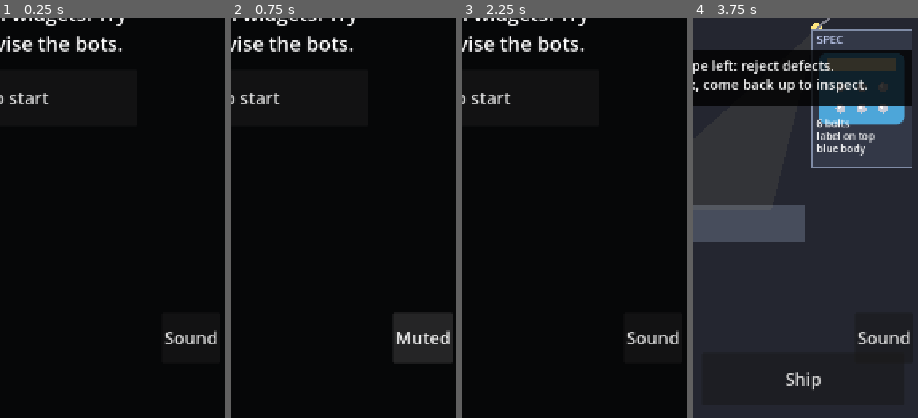
Above: before the commit, frames 1-4 (left to right).
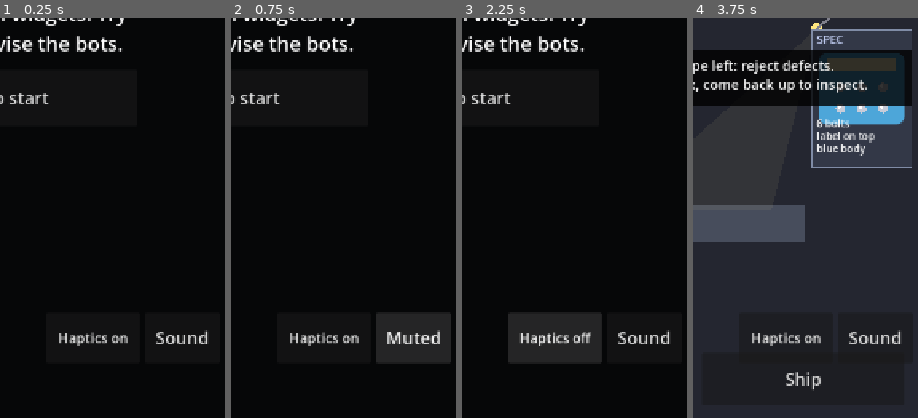
Above: after the commit, the same moments.

Repository: JasonHitching/human-error
Game: Godot game, scene res://main.tscn
Same seed, same stepped clock (60 frames per second), same inputs: the game is played once before the commit and once after it.
Inputs (mouse positions are % of the whole screen's width and height, from its top left):
- Up to frame 1 (0.25 s): no input
- Up to frame 2 (0.75 s): click "Sound" at 0.5 s
- Up to frame 3 (2.25 s): click "Muted" at 1.25 s; click (71, 90) at 2 s, where only the run after the commit has a clickable "Haptics on"
- Up to frame 4 (3.75 s): click (71, 90) at 2.75 s, where only the run after the commit has a clickable "Haptics off"; click "Tap to start" at 3.5 s
The pictures show only the part of the screen within x 50-100%, y 50-100%; the shares and areas given below are measured in that part.

The runs differ from the first frame. In frame 1, 1.1% of the frame differs, in the area x 26-97%, y 78-82%; in frame 2, 2.0%; in frame 3, 5.6%, in the area x 20-97%, y 74-86%; in frame 4, 1.1%.

Commit message:
Game feel: stamp thunk, streak pitch, catches, floor sounds, haptics toggle
Co-Authored-By: Claude Sonnet 5.5 <noreply@anthropic.com>
Claude-Session: https://claude.ai/code/session_01K8aWAXULCWh6eqz8HFR1Lz

Diff:
--- a/game/data/balance.json
+++ b/game/data/balance.json
@@ -38,6 +38,11 @@
     "complaint": {"pitch": 140, "pitch_end": 140, "length": 0.35, "volume": 0.8},
     "alarm": {"pitch": 880, "pitch_end": 660, "length": 0.3, "volume": 0.8},
     "fix": {"pitch": 400, "pitch_end": 800, "length": 0.3, "volume": 0.9},
+    "thunk": {"pitch": 150, "pitch_end": 60, "length": 0.14, "volume": 1.0},
+    "deflate": {"pitch": 330, "pitch_end": 110, "length": 0.3, "volume": 0.6},
+    "fanfare": {"pitch": 520, "pitch_end": 520, "length": 0.3, "volume": 0.7},
+    "kachunk": {"pitch": 300, "pitch_end": 160, "length": 0.22, "volume": 0.9},
+    "boing": {"pitch": 260, "pitch_end": 260, "length": 0.3, "volume": 0.6},
     "transition": {"pitch": 0, "pitch_end": 0, "length": 0.35, "volume": 0.6}
   }
 }
--- a/game/scripts/main.gd
+++ b/game/scripts/main.gd
@@ -29,6 +29,10 @@
 var _sfx: Sfx
 var _mute_btn: Button
 var _muted: bool = false
+var _haptics_btn: Button
+var _feel := Feel.new()
+var _front_since: float = 0.0
+var _last_qn: int = 0
 var _was_crew_busy: bool = false
 var _last_flash_id: String = ""
 
@@ -49,6 +53,7 @@
 	_view = FactoryView.new()
 	_screens.add_view(_screens.floor_page, _view)
 	_desk = QaDeskView.new()
+	_desk.feel = _feel
 	_screens.add_view(_screens.office_page, _desk)
 	_hud = Hud.new()
 	add_child(_hud)
@@ -63,6 +68,10 @@
 	_mute_btn.add_theme_font_size_override("font_size", 28)
 	_mute_btn.pressed.connect(_toggle_mute)
 	add_child(_mute_btn)
+	_haptics_btn = Button.new()
+	_haptics_btn.add_theme_font_size_override("font_size", 22)
+	_haptics_btn.pressed.connect(_toggle_haptics)
+	add_child(_haptics_btn)
 	_refresh_mute()
 	resized.connect(_fit)
 	_new_career(int(Time.get_ticks_usec()))
@@ -81,6 +90,8 @@
 	_screens.wall.setup(board)
 	_view.setup(_factory, _config)
 	_view.board = board
+	_feel.reset()
+	_front_since = _feel.clock
 	_desk.setup(_factory)
 	_desk.hint = HINT if _career.day == 1 else ""
 	_desk.caption = "6 bolts · label on top · %s body" % COLOUR_NAME if _career.day == 1 else ""
@@ -98,11 +109,18 @@
 	_save_best()
 
 
+func _toggle_haptics() -> void:
+	Haptics.enabled = not Haptics.enabled
+	_refresh_mute()
+	_save_best()
+
+
 func _refresh_mute() -> void:
 	var icon := Sprites.tex("icon_mute" if _muted else "icon_sound")
 	_mute_btn.icon = icon
-	_mute_btn.text = "" if icon != null else ("Muted" if _muted else "Sound")
-	_mute_btn.expand_icon = icon != null
+	_mute_btn.text = "Muted" if _muted else "Sound"
+	_mute_btn.expand_icon = false
+	_haptics_btn.text = "Haptics on" if Haptics.enabled else "Haptics off"
 
 
 func _begin_shift() -> void:
@@ -136,12 +154,24 @@
 	if res in [Factory.InspectResult.SHIPPED, Factory.InspectResult.COMPLAINT, Factory.InspectResult.CAUGHT, Factory.InspectResult.WASTED]:
 		_desk.hint = ""
 		_desk.play_inspect(front, ship)
-		_sfx.play("ship" if ship else "reject")
+		var bad := String(front.get("defect", "")) != ""
+		var correct := ship != bad
+		var quick := _feel.clock - _front_since < Feel.QUICK_SECONDS
+		var perfect := correct and bad and (bool(front.get("subtle", false)) or quick)
+		var steps := _feel.pitch_steps()
+		_sfx.play("thunk")
+		for snd in _feel.on_call(ship, correct, perfect, res == Factory.InspectResult.COMPLAINT):
+			if snd == "ship" or snd == "reject":
+				_sfx.play(snd, steps)
+			elif snd != "complaint":
+				_sfx.play(snd)
+		_front_since = _feel.clock
+		Haptics.pulse(30)
 	match res:
 		Factory.InspectResult.NOT_AT_DESK:
 			_desk.flash("BRB - busy at a machine", Color(0.8, 0.8, 0.85))
 		Factory.InspectResult.COMPLAINT:
-			_sfx.play("complaint")
+			Haptics.pulse(80)
 			_desk.flash("COMPLAINT!", Color(1.0, 0.25, 0.2), 1.6)
 			_desk.flash("Missed: " + String(_factory.last_inspected()["defect"]).replace("_", " ").to_upper(), Color(1.0, 0.5, 0.3), 2.0)
 			_desk.flash(_career.foreman_line_at("complaint", _factory.complaints), Color(1.0, 0.7, 0.6), 2.0)
@@ -168,8 +198,10 @@
 	_screens.layout()
 	var strip := _screens.desk_rect()
 	if _mute_btn != null:
-		_mute_btn.size = Vector2(80, 80)
+		_mute_btn.size = Vector2(120, 80)
 		_mute_btn.position = Vector2(size.x - _mute_btn.size.x - 8.0, size.y - 168.0)
+		_haptics_btn.size = Vector2(150, 80)
+		_haptics_btn.position = _mute_btn.position - Vector2(_haptics_btn.size.x + 8.0, 0.0)
 	if _ship_btn != null:
 		var w := size.x * 0.45
 		var y := strip.end.y - 104.0
@@ -186,12 +218,21 @@
 func _process(delta: float) -> void:
 	if _factory == null:
 		return
+	_feel.update(delta)
+	var qn := _factory.qa_queue().size()
+	if _last_qn == 0 and qn > 0:
+		_front_since = _feel.clock
+	_last_qn = qn
 	var dt := 1.0 / _config.tick_rate
 	if _phase == Phase.PLAYING:
 		_acc += delta
 		while _acc >= dt and not _factory.is_over():
 			_factory.step()
 			_view.push_events(_factory.events)
+			for e in _factory.events:
+				if e.get("type") == "mistake":
+					_sfx.play("boing")
+					break
 			_acc -= dt
 		if _factory.is_over():
 			_end_shift()
@@ -218,11 +259,12 @@
 
 func _sfx_events() -> void:
 	var w := _screens.wall
-	if w.flash_left > 0.0 and w.flash_id != _last_flash_id:
+	if w.flash_left > 0.0 and w.flash_id != _last_flash_id and _feel.allow_alert():
 		_sfx.play("alarm")
 	_last_flash_id = w.flash_id if w.flash_left > 0.0 else ""
 	if _was_crew_busy and not _factory.crew_busy and _phase == Phase.PLAYING:
-		_sfx.play("fix")
+		_sfx.play("kachunk")
+		Haptics.pulse(40)
 	_was_crew_busy = _factory.crew_busy
 
 
@@ -326,9 +368,10 @@
 	if parsed is Dictionary:
 		_best_days = int((parsed as Dictionary).get("best_days", 0))
 		_muted = bool((parsed as Dictionary).get("muted", false))
+		Haptics.enabled = bool((parsed as Dictionary).get("haptics", true))
 
 
 func _save_best() -> void:
 	var f := FileAccess.open(BEST_PATH, FileAccess.WRITE)
 	if f != null:
-		f.store_string(JSON.stringify({"best_days": _best_days, "muted": _muted}))
+		f.store_string(JSON.stringify({"best_days": _best_days, "muted": _muted, "haptics": Haptics.enabled}))
--- /dev/null
+++ b/game/scripts/ui/feel.gd
@@ -0,0 +1,98 @@
+class_name Feel
+extends RefCounted
+## View-side game-feel state: call streak, pitch steps, short decaying effects. No sim access.
+
+const MAX_STEPS := 7
+const MILESTONES := [5, 10, 20]
+const QUICK_SECONDS := 2.5
+const ALERT_GAP := 3.0
+const SHAKE_TIME := 0.08
+const SHAKE_PX := 3.0
+
+var streak: int = 0
+var stamp_t: float = 0.0  # >0 while the stamp punch plays
+var stamp_ship: bool = true
+var shake_t: float = 0.0
+var flash_t: float = 0.0
+var flash_color: Color = Color(1, 1, 1)
+var caught_t: float = 0.0
+var gold_t: float = 0.0
+var pop_t: float = 0.0
+var clock: float = 0.0
+var _last_alert: float = -100.0
+
+
+## Semitone offset for the next ship/reject sound.
+func pitch_steps() -> int:
+	return mini(streak, MAX_STEPS)
+
+
+## Register one inspect. correct: right call; perfect: subtle/quick catch. Returns sound names to play.
+func on_call(ship: bool, correct: bool, perfect: bool, complaint: bool) -> Array[String]:
+	var sounds: Array[String] = []
+	stamp_t = 0.3
+	stamp_ship = ship
+	if correct:
+		sounds.append("ship" if ship else "reject")
+		streak += 1
+		pop_t = 0.25
+		if streak in MILESTONES:
+			sounds.append("fanfare")
+			gold_t = 0.9
+		if perfect:
+			caught_t = 0.7
+			flash_t = 0.2
+			flash_color = Color(1, 1, 1)
+			shake_t = SHAKE_TIME
+	else:
+		sounds.append("ship" if ship else "reject")
+		if streak > 0:
+			sounds.append("deflate")
+		streak = 0
+		pop_t = 0.25
+		if complaint:
+			flash_t = 0.35
+			flash_color = Color(0.6, 0.1, 0.1)
+			sounds.append("complaint")
+	return sounds
+
+
+func reset() -> void:
+	streak = 0
+	stamp_t = 0.0
+	shake_t = 0.0
+	flash_t = 0.0
+	caught_t = 0.0
+	gold_t = 0.0
+	pop_t = 0.0
+
+
+func update(d: float) -> void:
+	clock += d
+	stamp_t = maxf(0.0, stamp_t - d)
+	shake_t = maxf(0.0, shake_t - d)
+	flash_t = maxf(0.0, flash_t - d)
+	caught_t = maxf(0.0, caught_t - d)
+	gold_t = maxf(0.0, gold_t - d)
+	pop_t = maxf(0.0, pop_t - d)
+
+
+## Screen punch offset: a few px, decaying to exactly zero within SHAKE_TIME.
+func shake_offset() -> Vector2:
+	if shake_t <= 0.0:
+		return Vector2.ZERO
+	var k := shake_t / SHAKE_TIME
+	var dir := 1.0 if int(shake_t * 1000.0) % 2 == 0 else -1.0
+	return Vector2(dir * SHAKE_PX * k, -SHAKE_PX * k * 0.5)
+
+
+## Rate limit for the wall-monitor alert blip: at most one per ALERT_GAP seconds.
+func allow_alert() -> bool:
+	if clock - _last_alert < ALERT_GAP:
+		return false
+	_last_alert = clock
+	return true
+
+
+func is_quiet() -> bool:
+	return stamp_t == 0.0 and shake_t == 0.0 and flash_t == 0.0 and caught_t == 0.0 and gold_t == 0.0 and pop_t == 0.0
--- /dev/null
+++ b/game/scripts/ui/haptics.gd
@@ -0,0 +1,17 @@
+class_name Haptics
+extends RefCounted
+## Phone vibration helper. No-op where unsupported (web, headless, desktop).
+
+static var enabled: bool = true
+
+
+static func supported() -> bool:
+	return not OS.has_feature("web") and (OS.has_feature("android") or OS.has_feature("ios")) and DisplayServer.get_name() != "headless"
+
+
+## Vibrate for ms milliseconds. Returns whether a vibration was requested.
+static func pulse(ms: int) -> bool:
+	if not enabled or not supported():
+		return false
+	Input.vibrate_handheld(ms)
+	return true
--- a/game/scripts/ui/sfx.gd
+++ b/game/scripts/ui/sfx.gd
@@ -4,7 +4,7 @@
 ## Starts on the first user input (browsers need a gesture). Safe with no audio device.
 
 const MIX_RATE := 22050.0
-const KINDS := ["ship", "reject", "complaint", "alarm", "fix", "transition"]
+const KINDS := ["ship", "reject", "complaint", "alarm", "fix", "transition", "thunk", "deflate", "fanfare", "kachunk", "boing"]
 
 var muted: bool = false
 var params: Dictionary = {}
@@ -53,22 +53,27 @@
 
 func set_muted(m: bool) -> void:
 	muted = m
+	if muted and _pb != null and _player != null:
+		_player.stop()  # drop everything queued, immediately
+		_player.play()
+		_pb = _player.get_stream_playback() as AudioStreamGeneratorPlayback
 
 
 func toggle_mute() -> bool:
-	muted = not muted
+	set_muted(not muted)
 	return muted
 
 
 ## Samples for a sound kind (mono floats). Pure; used by play() and by tests.
-func render(kind: String) -> PackedFloat32Array:
+func render(kind: String, steps: int = 0) -> PackedFloat32Array:
 	var out := PackedFloat32Array()
 	var p: Dictionary = params.get(kind, {})
 	if p.is_empty():
 		return out
 	var n := int(float(p.get("length", 0.1)) * MIX_RATE)
-	var f0 := float(p.get("pitch", 400))
-	var f1 := float(p.get("pitch_end", f0))
+	var mult := pow(2.0, float(clampi(steps, 0, 7)) / 12.0)
+	var f0 := float(p.get("pitch", 400)) * mult
+	var f1 := float(p.get("pitch_end", f0)) * mult
 	var vol := float(p.get("volume", 1.0)) * float(params.get("volume", 0.3))
 	out.resize(n)
 	var phase := 0.0
@@ -89,6 +94,21 @@
 				var step := floorf(t * 4.0)
 				phase += lerpf(f0, f1, step / 3.0) / MIX_RATE
 				s = sin(phase * TAU)
+			"thunk":
+				phase += lerpf(f0, f1, t) / MIX_RATE
+				lp += (_rng.randf_range(-1.0, 1.0) - lp) * 0.2
+				s = sin(phase * TAU) + lp * 0.5 * (1.0 - t)
+			"fanfare":
+				var note := floorf(t * 3.0)
+				phase += f0 * pow(2.0, [0, 4, 7][mini(int(note), 2)] / 12.0) / MIX_RATE
+				s = 1.0 if fposmod(phase, 1.0) < 0.5 else -1.0
+				s *= 0.4
+			"kachunk":
+				phase += (f0 if t < 0.35 else f1) / MIX_RATE
+				s = sin(phase * TAU) * (1.0 if t < 0.3 or t > 0.4 else 0.0)
+			"boing":
+				phase += f0 * (1.0 + 0.5 * sin(t * 30.0) * (1.0 - t)) / MIX_RATE
+				s = sin(phase * TAU)
 			"transition":
 				lp += (_rng.randf_range(-1.0, 1.0) - lp) * lerpf(0.05, 0.4, sin(t * PI))
 				s = lp * 2.0
@@ -99,10 +119,10 @@
 	return out
 
 
-func play(kind: String) -> void:
+func play(kind: String, steps: int = 0) -> void:
 	if muted or not _started or _pb == null:
 		return
-	var samples := render(kind)
+	var samples := render(kind, steps)
 	if samples.is_empty() or _pb.get_frames_available() < samples.size():
 		return
 	var frames := PackedVector2Array()
--- a/game/scripts/view/qa_desk_view.gd
+++ b/game/scripts/view/qa_desk_view.gd
@@ -8,6 +8,7 @@
 const COL_LABEL := Color(0.97, 0.92, 0.75)
 
 var factory: Factory
+var feel: Feel
 var rect := Rect2(0, 0, 100, 100)  # strip rect in screen space
 var hint: String = ""
 var caption: String = ""  # spec card caption (day 1 only), lines split by " · "
@@ -72,6 +73,8 @@
 
 func _process(d: float) -> void:
 	_time += d
+	if feel != null:
+		position = feel.shake_offset()
 	for fl in _flashes:
 		fl["left"] -= d
 	_flashes = _flashes.filter(func(fl: Dictionary) -> bool: return fl["left"] > 0.0)
@@ -111,9 +114,14 @@
 	if not q.is_empty() and _anim.is_empty():
 		draw_product(q[0], pad.get_center() + Vector2(shake, 0), pad.size * 0.8)
 	_draw_anim(pad)
+	_draw_feel(pad, q)
 	if brb_visible():
 		_draw_brb(pad)
-	_text("Streak %d" % factory.streak, rect.position + Vector2(rect.size.x - 150, 62), 24, Color(1.0, 0.85, 0.3), 140.0)
+	var pop := 1.0 + (feel.pop_t / 0.25 * 0.35 if feel != null else 0.0)
+	var sp := rect.position + Vector2(rect.size.x - 150, 62)
+	draw_set_transform(sp, 0.0, Vector2(pop, pop))
+	_text("Streak %d" % (feel.streak if feel != null else factory.streak), Vector2.ZERO, 24, Color(1.0, 0.85, 0.3), 140.0)
+	draw_set_transform(Vector2.ZERO, 0.0, Vector2.ONE)
 	_draw_flashes(pad)
 	if hint != "":
 		_draw_hint()
@@ -185,7 +193,7 @@
 	var t: float = _anim["t"]
 	var c := pad.get_center()
 	if _anim["kind"] == "ship":
-		draw_product(_anim["item"], c + Vector2(t * (rect.size.x * 0.6), 0), pad.size * 0.8)
+		draw_product(_anim["item"], c + Vector2(t * (rect.size.x * 0.6), 0), pad.size * 0.8 * (1.0 - 0.15 * maxf(0.0, 1.0 - t * 6.0)))
 		var ck := Color(0.3, 1.0, 0.4, 1.0 - t)
 		draw_line(c + Vector2(-26, 0), c + Vector2(-8, 20), ck, 8.0)
 		draw_line(c + Vector2(-8, 20), c + Vector2(28, -24), ck, 8.0)
@@ -194,6 +202,30 @@
 		draw_product(_anim["item"], c.lerp(bin, t) + Vector2(0, t * t * 40.0), pad.size * 0.8 * (1.0 - 0.5 * t))
 		if not Sprites.draw_named(self, "reject_bin", Rect2(bin + Vector2(-34, 30), Vector2(68, 50)).grow(8.0)):
 			draw_rect(Rect2(bin + Vector2(-34, 30), Vector2(68, 50)), Color(0.3, 0.2, 0.2))
+
+
+func _draw_feel(pad: Rect2, q: Array) -> void:
+	if feel == null:
+		return
+	var c := pad.get_center()
+	if feel.flash_t > 0.0:
+		var col := feel.flash_color
+		col.a = clampf(feel.flash_t / 0.35, 0.0, 1.0) * 0.45
+		draw_rect(pad, col)
+	if feel.gold_t > 0.0 and not q.is_empty():
+		var g := Color(1.0, 0.82, 0.2, clampf(feel.gold_t / 0.9, 0.0, 1.0))
+		draw_rect(Rect2(c - pad.size * 0.4, pad.size * 0.8), g, false, 5.0)
+	if feel.stamp_t > 0.0:
+		var k := feel.stamp_t / 0.3
+		var ink := Color(0.2, 0.8, 0.35, k) if feel.stamp_ship else Color(0.9, 0.2, 0.2, k)
+		var r := pad.size.x * (0.18 + 0.12 * k)
+		draw_arc(c, r, 0.0, TAU, 32, ink, 5.0)
+		_text("SHIP" if feel.stamp_ship else "REJECT", c + Vector2(-r * 0.7, 8.0), 22, ink, r * 1.4)
+	if feel.caught_t > 0.0:
+		var pk := 1.0 + feel.caught_t / 0.7 * 0.4
+		draw_set_transform(pad.position + Vector2(pad.size.x * 0.5 - 60.0, -6.0), 0.0, Vector2(pk, pk))
+		_text("CAUGHT", Vector2.ZERO, 34, Color(1.0, 0.9, 0.3, clampf(feel.caught_t / 0.3, 0.0, 1.0)), 140.0)
+		draw_set_transform(Vector2.ZERO, 0.0, Vector2.ONE)
 
 
 func _draw_flashes(pad: Rect2) -> void:
--- /dev/null
+++ b/game/tests/test_feel.gd
@@ -0,0 +1,61 @@
+extends TestCase
+
+
+func test_pitch_steps_and_cap() -> void:
+	var f := Feel.new()
+	for i in 10:
+		assert_eq(f.pitch_steps(), mini(i, 7))
+		f.on_call(true, true, false, false)
+	assert_eq(f.pitch_steps(), 7)
+
+
+func test_sfx_pitch_changes_length_content() -> void:
+	var s := Sfx.new()
+	s.params = {"volume": 0.3, "ship": {"pitch": 500, "pitch_end": 500, "length": 0.05, "volume": 1.0}}
+	assert_true(s.render("ship", 0) != s.render("ship", 7))
+	assert_true(s.render("ship", 99) == s.render("ship", 7))
+	s.free()
+
+
+func test_deflate_on_break() -> void:
+	var f := Feel.new()
+	f.on_call(true, true, false, false)
+	var snd := f.on_call(true, false, false, true)
+	assert_true("deflate" in snd)
+	assert_eq(f.streak, 0)
+	assert_true(not ("deflate" in f.on_call(true, false, false, true)))
+
+
+func test_milestones_fanfare_gold() -> void:
+	var f := Feel.new()
+	var got := false
+	for i in 5:
+		got = "fanfare" in f.on_call(false, true, false, false)
+	assert_true(got)
+	assert_true(f.gold_t > 0.0)
+
+
+func test_effects_decay_to_zero() -> void:
+	var f := Feel.new()
+	f.on_call(false, true, true, false)
+	f.on_call(true, false, false, true)
+	assert_true(f.shake_offset() != Vector2.ZERO or f.shake_t == 0.0)
+	for i in 120:
+		f.update(0.016)
+	assert_true(f.is_quiet())
+	assert_eq(f.shake_offset(), Vector2.ZERO)
+
+
+func test_alert_rate_limit() -> void:
+	var f := Feel.new()
+	f.update(10.0)
+	assert_true(f.allow_alert())
+	f.update(1.0)
+	assert_true(not f.allow_alert())
+	f.update(3.0)
+	assert_true(f.allow_alert())
+
+
+func test_haptics_noop_without_support() -> void:
+	assert_true(not Haptics.supported())
+	assert_true(not Haptics.pulse(30))
--- a/game/tools/ui_check.gd
+++ b/game/tools/ui_check.gd
@@ -371,6 +371,19 @@
 		_fails.append("mute button missing/too small: %s" % mb.size)
 	if not Rect2(Vector2.ZERO, _main.size).encloses(mb.get_global_rect()):
 		_fails.append("mute button off-screen: %s" % mb.get_global_rect())
+	var hb: Button = _main._haptics_btn
+	if not hb.is_visible_in_tree() or hb.size.x < 120.0 or hb.size.y < 80.0 or mb.size.x < 120.0:
+		_fails.append("sound/haptics toggles missing/too small: %s %s" % [mb.size, hb.size])
+	if not Rect2(Vector2.ZERO, _main.size).encloses(hb.get_global_rect()) or hb.get_global_rect().intersects(mb.get_global_rect()):
+		_fails.append("haptics button off-screen or overlapping: %s" % hb.get_global_rect())
+	hb.pressed.emit()
+	hb.pressed.emit()
+	var feel: Feel = _main._feel  # forced streak then a forced complaint: draw every effect
+	for i in 21:
+		feel.on_call(i % 2 == 0, true, true, false)
+	feel.on_call(true, false, false, true)
+	_main._desk.queue_redraw()
+	await_redraw()
 	var before: bool = sfx.muted
 	mb.pressed.emit()
 	if sfx.muted == before:
Not shown, added: game/scripts/ui/feel.gd.uid
Not shown, added: game/scripts/ui/haptics.gd.uid
Not shown, added: game/tests/test_feel.gd.uid
